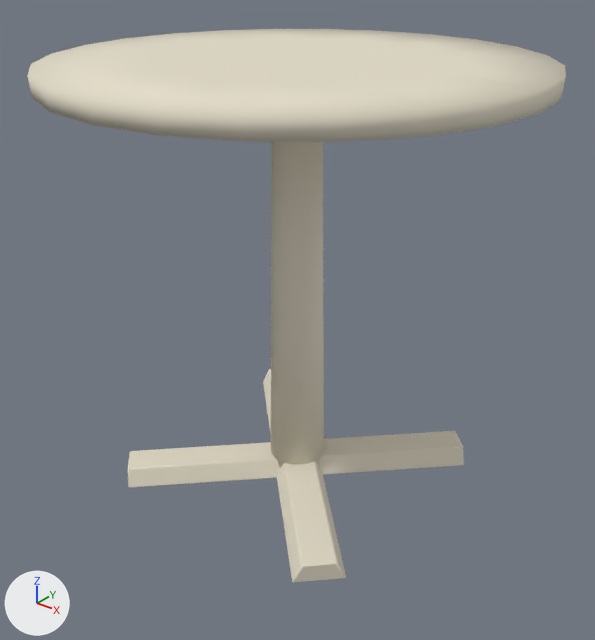
One commit to the glTF model Assets/LOC_House/Models/DamTang_Rap_DamTang_BoBanGheNhua/SM_PlasticTable.glb: the scene before it, then after it.
The view is the same before and after, from a camera (50 mm lens) standing at (0.788, -0.984, 0.905) and looking at (0.016, -0.02, 0.307). Arrows for +X, +Y and +Z are at lower left; the lights stay in place. The older version comes first. Vertices at exactly the same position are counted once.

The scene before the commit, as lines of its bpy script (objects in view):
```python
me_sm_plastictable = bpy.data.meshes.new('SM_PlasticTable')
me_sm_plastictable.from_pydata(...)  # 468 vertices, 912 faces; spans x -0.382..0.382, y -0.382..0.382, z 0.0..0.72
me_sm_plastictable.materials.append(mat_nhua__m_plastictable_e5deca)  # pale yellow #e5deca
ob_sm_plastictable = bpy.data.objects.new('SM_PlasticTable', me_sm_plastictable)
ob_sm_plastictable.location = (0.0, 0.0, 0.0)
```
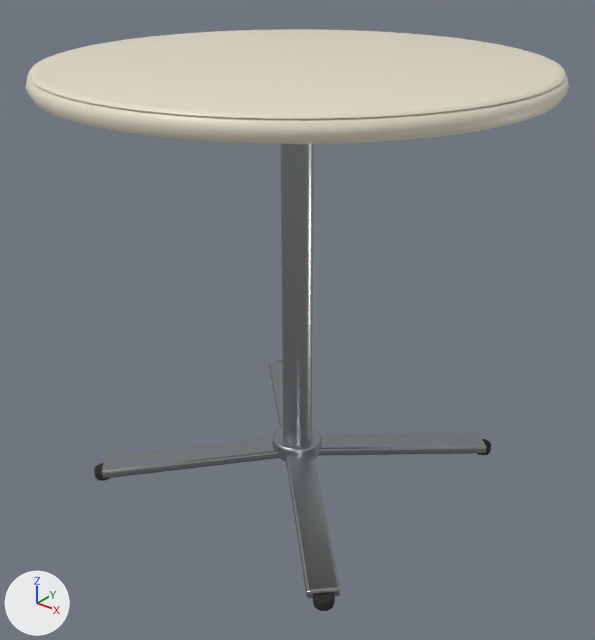
Where the change shows, as pixel boxes (x1, y1, x2, y2) in the pictures (595 x 640 px):
'SM_PlasticTable', reshaped: before (27, 29, 566, 582); after (25, 29, 569, 611)
part 1 of me_sm_plastictable, rebuilt (35% narrower, 8% shorter): before (271, 141, 324, 468); after (280, 144, 314, 444)
part 2 of me_sm_plastictable, rebuilt (17% wider, 11% shorter): before (128, 442, 280, 488); after (101, 437, 279, 478)
part 3 of me_sm_plastictable, rebuilt: before (263, 369, 271, 434); after (269, 361, 283, 427)
part 4 of me_sm_plastictable, rebuilt (16% wider, 49% shorter): before (319, 431, 464, 475); after (319, 433, 487, 455)
part 5 of me_sm_plastictable, rebuilt (21% narrower, 19% taller): before (277, 461, 346, 582); after (286, 454, 340, 598)
part 6 of me_sm_plastictable, built on: before (27, 29, 566, 142); after (25, 29, 569, 144)
part 7 of me_sm_plastictable, added: after (94, 360, 491, 611)

What changed in the scene script:
```text
Add mat_inox__chan_ban_inox:
    mat_inox__chan_ban_inox = principled_material('inox__chan_ban_inox')
    mat_inox__chan_ban_inox.base_color = (0.397, 0.418, 0.434)  # grey #a9adb0
    mat_inox__chan_ban_inox.metallic = 1.0
    mat_inox__chan_ban_inox.roughness = 0.28
Add mat_caosu__nut_chan_cao_su:
    mat_caosu__nut_chan_cao_su = principled_material('caosu__nut_chan_cao_su')
    mat_caosu__nut_chan_cao_su.base_color = (0.0232, 0.0194, 0.0176)  # black #2a2624
    mat_caosu__nut_chan_cao_su.roughness = 0.9
Add mat_nhua__mat_ban_nhua_kem:
    mat_nhua__mat_ban_nhua_kem = principled_material('nhua__mat_ban_nhua_kem')
    mat_nhua__mat_ban_nhua_kem.base_color = (0.784, 0.73, 0.591)  # pale yellow #e5deca
    mat_nhua__mat_ban_nhua_kem.roughness = 0.45
Change me_sm_plastictable:
    used by ob_sm_plastictable; location = (0.0, 0.0, 0.0)
    remove me_sm_plastictable.from_pydata(...)  # 468 vertices, 912 faces; spans x -0.382..0.382, y -0.382..0.382, z 0.0..0.72
    remove me_sm_plastictable.materials.append(mat_nhua__m_plastictable_e5deca)  # pale yellow #e5deca
    add me_sm_plastictable.from_pydata(...)  # 2116 vertices, 4144 faces; spans x -0.386..0.386, y -0.386..0.386, z 0.0..0.72
    me_sm_plastictable part 1: the loose piece of 122 vertices spanning x -0.05..0.05, y -0.05..0.05, z 0.0..0.69 is rebuilt with 144 vertices and now spans x -0.026..0.026, y -0.026..0.026, z 0.05..0.68, in mat_inox__chan_ban_inox (grey #a9adb0)
    me_sm_plastictable part 2: the loose piece of 56 vertices spanning x -0.244..0.025, y -0.244..0.025, z 0.0..0.032 is rebuilt with 56 vertices and now spans x -0.265..0.016, y -0.265..0.016, z 0.01..0.048, in mat_inox__chan_ban_inox (grey #a9adb0)
    me_sm_plastictable part 3: the loose piece of 56 vertices spanning x -0.244..0.025, y -0.025..0.244, z 0.0..0.032 is rebuilt with 56 vertices and now spans x -0.265..0.016, y -0.016..0.265, z 0.01..0.048, in mat_inox__chan_ban_inox (grey #a9adb0)
    me_sm_plastictable part 4: the loose piece of 56 vertices spanning x -0.025..0.244, y -0.025..0.244, z 0.0..0.032 is rebuilt with 56 vertices and now spans x -0.016..0.265, y -0.016..0.265, z 0.01..0.048, in mat_inox__chan_ban_inox (grey #a9adb0)
    me_sm_plastictable part 5: the loose piece of 56 vertices spanning x -0.025..0.244, y -0.244..0.025, z 0.0..0.032 is rebuilt with 56 vertices and now spans x -0.016..0.265, y -0.265..0.016, z 0.01..0.048, in mat_inox__chan_ban_inox (grey #a9adb0)
    me_sm_plastictable part 6: 121 vertices removed from x -0.382..0.382, y -0.382..0.382, z 0.69..0.72; 1315 vertices added at x -0.386..0.386, y -0.386..0.386, z 0.63..0.72
    me_sm_plastictable part 7: 432 vertices added at x -0.265..0.265, y -0.265..0.265, z 0.0..0.06
    add me_sm_plastictable.materials.append(mat_nhua__mat_ban_nhua_kem)  # pale yellow #e5deca
    add me_sm_plastictable.materials.append(mat_inox__chan_ban_inox)  # grey #a9adb0
    add me_sm_plastictable.materials.append(mat_caosu__nut_chan_cao_su)  # black #2a2624
```
